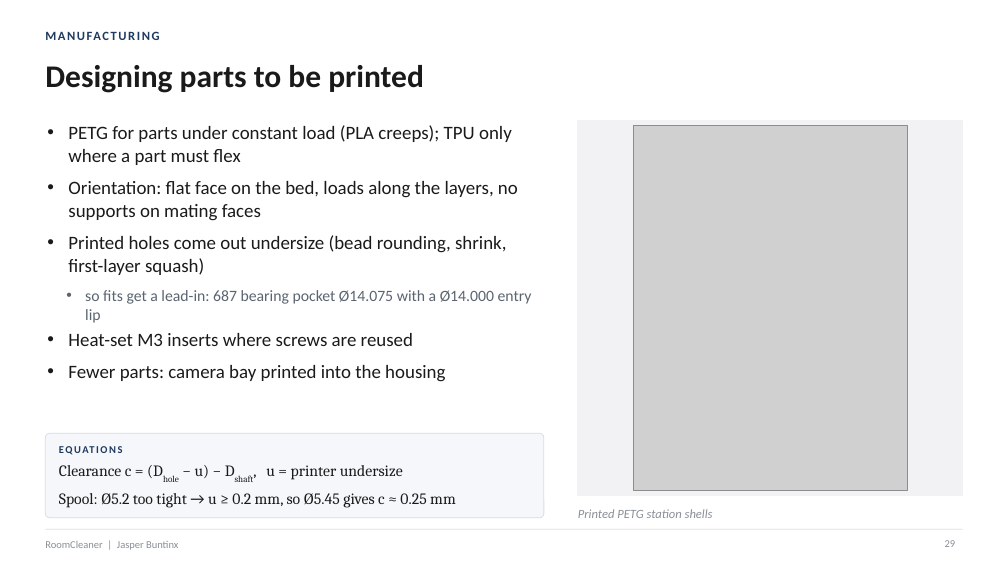
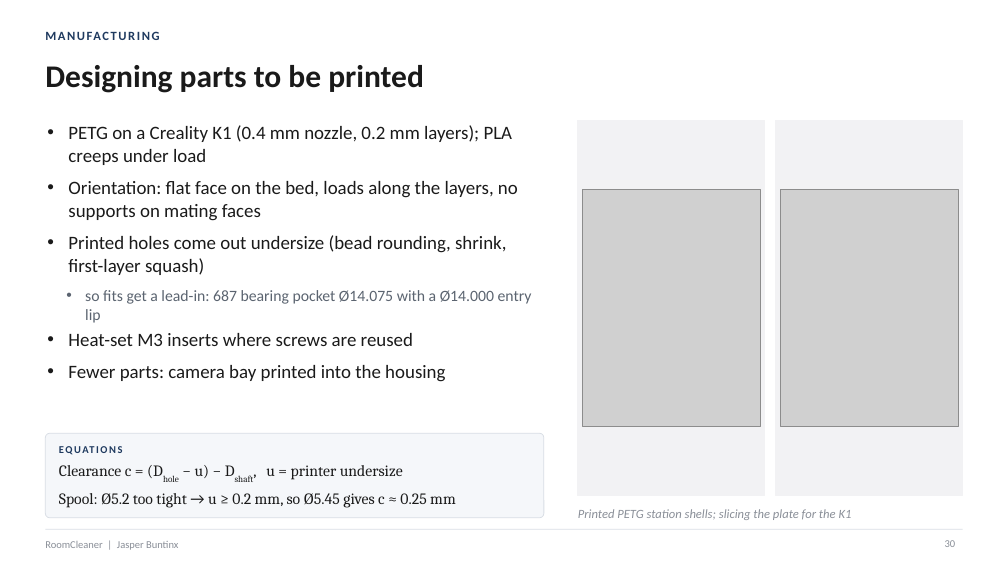
Before and after one commit to Jaspario1199/RoomCleaner, a slide deck: slide 30 of docs/presentation/deck_v3/RoomCleaner_Buntinx_Oct27_v3.pptx (slide 29 before the commit). Drawn at 1008x567 pixels with LibreOffice and Linux fonts; fonts in the diff are those of the drawing; grey boxes stand for pictures. Boxes give left, top, right and bottom in pixels: in the first picture for what was removed or moved away, otherwise in the second. Text is boxed around its words. In the diff, an @@ line names an element or a change of style, - is before the commit and + after.

```diff
--- a/docs/presentation/deck_v3/RoomCleaner_Buntinx_Oct27_v3.pptx
+++ b/docs/presentation/deck_v3/RoomCleaner_Buntinx_Oct27_v3.pptx
@@ text at bbox=[68, 125, 513, 165]: text changed @@
-• PETG for parts under constant load (PLA creeps); TPU only where a part must flex
+• PETG on a Creality K1 (0.4 mm nozzle, 0.2 mm layers); PLA creeps under load
@@ rectangle: place and size @@
-rectangle at bbox=[578, 121, 963, 495]
+rectangle at bbox=[578, 121, 765, 495]
@@ rectangle added at bbox=[776, 121, 963, 495], fill #F2F2F4, outline #F2F2F4 1 pt @@
@@ picture: place and size @@
-picture at bbox=[634, 126, 907, 491]
+picture at bbox=[582, 190, 760, 426]
@@ picture added at bbox=[780, 190, 958, 426] @@
@@ text at bbox=[578, 509, 852, 520]: text changed @@
-Printed PETG station shells
+Printed PETG station shells; slicing the plate for the K1
```
Also in this commit, not shown: 4 other slides changed, 1 slide added, 9 other files.
